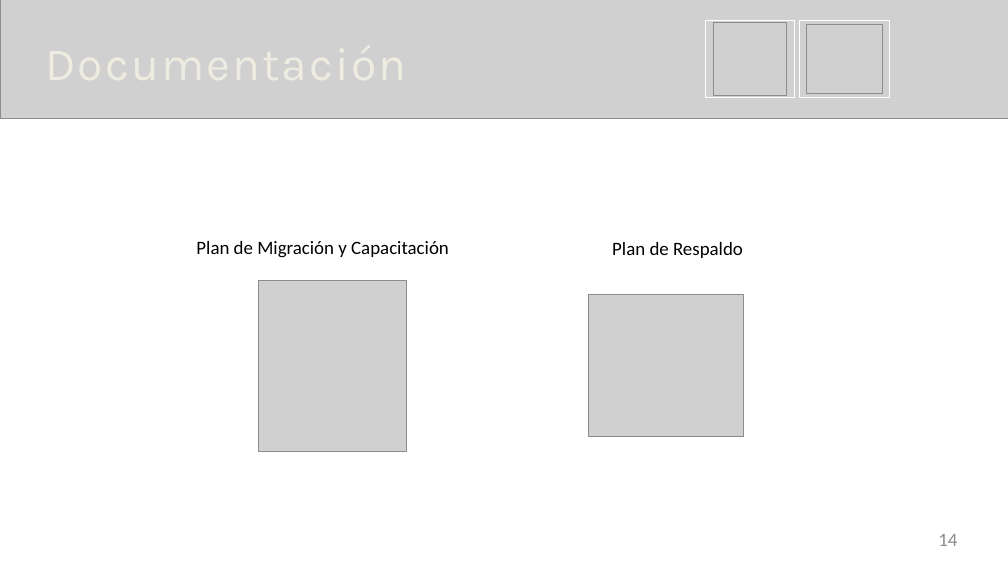
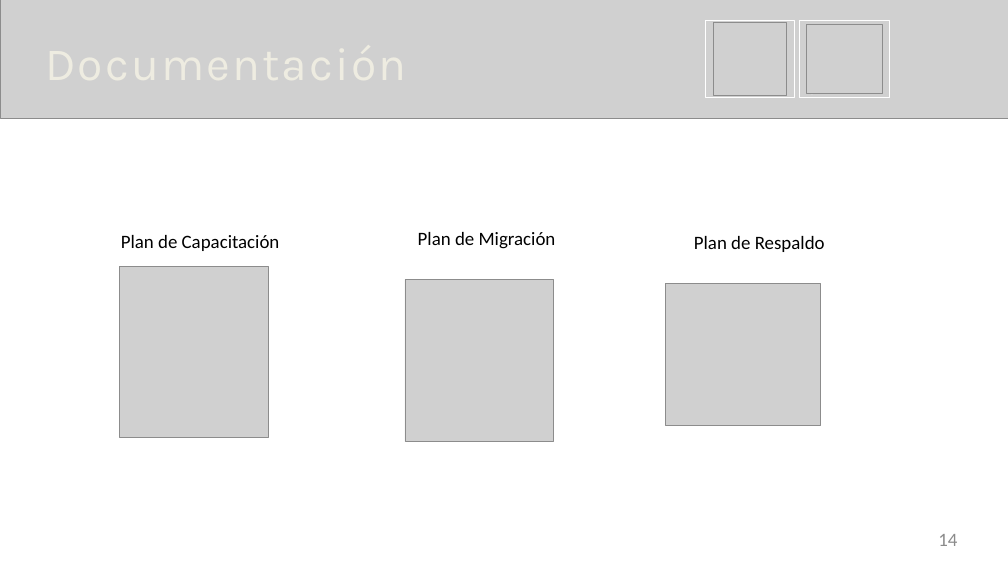
Before and after one commit to mysticalcut/MysticalCut, a slide deck: slide 14 of front/public/Documentacion/Trimestre_5/Presentacion Proyecto/Presentación del Proyecto Mystical cut final (1).pptx. Drawn at 1008x567 pixels with LibreOffice and Linux fonts; fonts in the diff are those of the drawing; grey boxes stand for pictures; background and template pictures are left out. Boxes give left, top, right and bottom in pixels: in the first picture for what was removed or moved away, otherwise in the second. Text is boxed around its words. In the diff, an @@ line names an element or a change of style, - is before the commit and + after.

```diff
--- a/front/public/Documentacion/Trimestre_5/Presentacion Proyecto/Presentación del Proyecto Mystical cut final (1).pptx
+++ b/front/public/Documentacion/Trimestre_5/Presentacion Proyecto/Presentación del Proyecto Mystical cut final (1).pptx
@@ text at (121, 235, 280, 251): text changed @@
-  Plan de Migración y Capacitación
+  Plan de Capacitación
@@ text added at (418, 232, 556, 249), 18 pt, text #000000 @@
+  Plan de Migración
@@ text "Plan de Respaldo": place and size @@
-text "Plan de Respaldo" at (612, 242, 743, 258)
+text "Plan de Respaldo" at (694, 236, 825, 252)
@@ picture: place and size @@
-picture at (259, 281, 407, 451)
+picture at (119, 266, 268, 437)
@@ picture added at (405, 280, 554, 442) @@
@@ picture: place and size @@
-picture at (588, 295, 743, 437)
+picture at (666, 284, 821, 426)
```
Also in this commit, not shown: 1 other slide changed, 1 other file.
